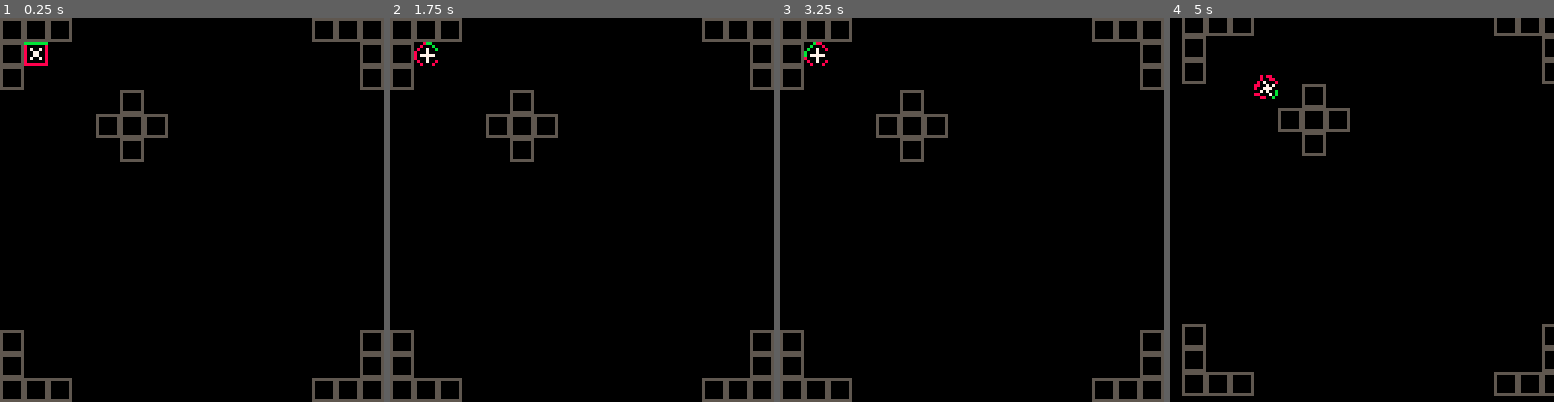
Above: before the commit, frames 1-4 (left to right).
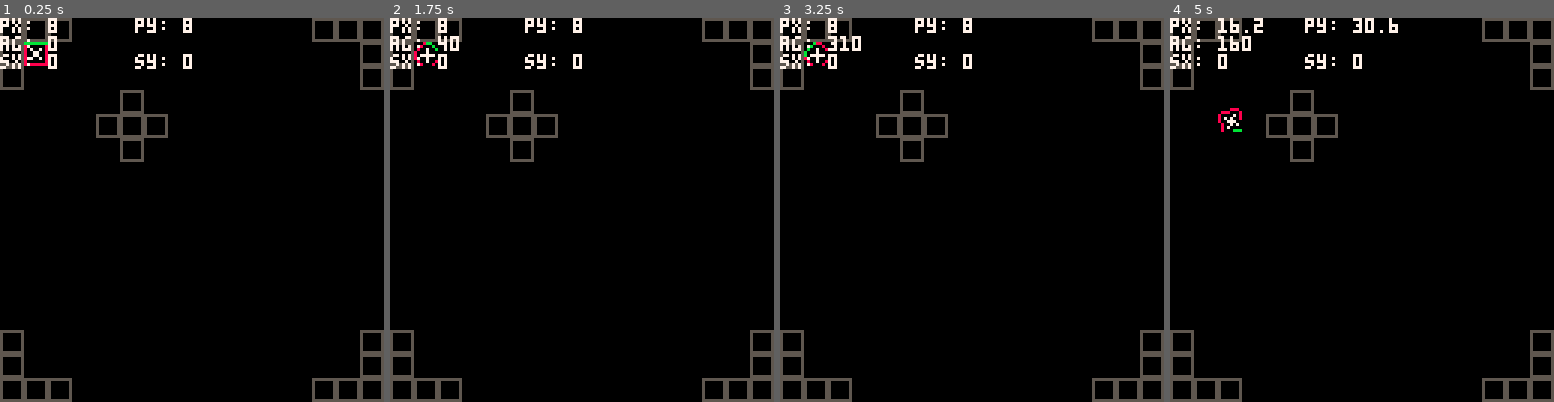
Above: after the commit, the same moments.

Repository: kbrewington/Negation
Game: PICO-8 cartridge negation.p8
Same seed, same stepped clock (60 frames per second), same inputs: the game is played once before the commit and once after it.
Inputs:
- Up to frame 1 (0.25 s): no input
- Up to frame 2 (1.75 s): tap X (X key) at 0.33, 1.07 s; tap O (Z key) at 0.7, 1.7 s; hold Right from 1.6 s (still down)
- Up to frame 3 (3.25 s): tap X (X key) at 1.85, 2.97 s; release Right at 2.1 s; tap O (Z key) at 2.1, 2.5, 2.9 s; hold Up 2.15-2.42 s; hold Right 2.47-3.03 s; hold Left from 3.08 s (still down)
- Up to frame 4 (5 s): tap O (Z key) every 0.4 s from 3.3 to 4.9 s; release Left at 3.58 s; hold Down 3.63-3.97 s; hold Right 4.02-4.68 s; tap X (X key) at 4.08 s; hold Up from 4.73 s (still down)

The runs differ from the first frame. In frame 1, 1.0% of the frame differs, in the area x 0-50%, y 0-14%; in frame 2, 1.1%; in frame 3, 1.2%; in frame 4, 7.9%, in the area x 0-100%, y 0-100%.

Commit message:
Added noclip for testing purposes only Kappa

Diff:
--- a/negation.p8
+++ b/negation.p8
@@ -12,6 +12,10 @@
 player.current_speed = 0
 player.angle = 0
 player.turnspeed = 10
+
+cheats = {}
+cheats.noclip = false
+cheats.god = false
 
 map_ = {}
 map_.border = {}
@@ -28,36 +32,25 @@
 -------------------------------- helper functions ------------------------------
 --------------------------------------------------------------------------------
 function debug()
-  print("px: " .. player.x, 0, 0, 7)
-  print("py: " .. player.y, 30, 0, 7)
-  print("sx: " .. map_.sx, 0, 6, 7)
-  print("sy: " .. map_.sy, 30, 6, 7)
+  print("px: " .. round(player.x, 1), 0, 0, 7)
+  print("py: " .. round(player.y, 1), 45, 0, 7)
+
+  print("ag: " .. player.angle, 0, 6, 7)
+  print("", 45, 6, 7)
+
+  print("sx: " .. round(map_.sx, 1), 0, 12, 7)
+  print("sy: " .. round(map_.sy, 1), 45, 12, 7)
 end
 
 function bump(x, y)
   return fget( mget( flr( (x - map_.sx) / 8 ), flr( (y - map_.sy) / 8 ) ), 0 )
 end
 
--- https://www.lexaloffle.com/bbs/?tid=2592
---[[function spra(angle, n, x, y, w, h, flip_x, flip_y)
-  if w == nil or h == nil then
-    w, h = 1, 1
-  end
-  flip_x = flip_x or false
-  flip_y = flip_y or false
-
-  local nx, ny, cosa, sina, h2, w2 = n % 16 * 8, flr(n / 16) * 8, cos(angle), sin(angle), 8 * h - 1, 8 * w - 1
-  local h3, w3 = h * 4, w * 4
-  for i = 0, w2 do
-    local cx, sx, sprx = cosa * (i - w3), sina * (i - w3), flip_x and nx + w2 - i or nx + i
-    for j = 0, h2 do
-      local col = sget(sprx, flip_y and ny + h2 - j or ny + j)
-      if col != 0 then
-        pset(x + w3 + cx - sina * (j - h3), y + h3 + sx + cosa * (j - h3), col)
-      end
-    end
-  end
-end]]
+-- http://lua-users.org/wiki/SimpleRound
+function round(num, numDecimalPlaces)
+  local mult = 10^(numDecimalPlaces or 0)
+  return flr(num * mult + 0.5) / mult
+end
 
 -- https://www.lexaloffle.com/bbs/?pid=22757
 function spr_r(s,x,y,a,w,h)
@@ -100,32 +93,23 @@
     left arrow
   ]]
   if (btn(0)) then
-    if map_.movemap then
-      map_.sx -= 1
-    else
-
-      player.angle -= player.turnspeed
-    end
+    player.angle -= player.turnspeed
   end --end left button
 
   --[[
     right arrow
   ]]
   if (btn(1)) then
-    if map_.movemap then
-      map_.sx += 1
-
-    else
-      player.angle += player.turnspeed
-    end
+    player.angle += player.turnspeed
   end --end right button
 
   --[[
     up arrow
   ]]
   if (btn(2)) then
-    if map_.movemap then
-      map_.sy -= 1
+    if not cheats.noclip then
+      -- if not collision statement
+      player.current_speed = player.speed
     else
       player.current_speed = player.speed
     end
@@ -135,8 +119,9 @@
     down arrow
   ]]
   if (btn(3)) then
-    if map_.movemap then
-      map_.sy += 1
+    if not cheats.noclip then
+      -- if not collision statement
+      player.current_speed = -player.speed
     else
       player.current_speed = -player.speed
     end
@@ -146,9 +131,7 @@
     z button
   ]]
   if (btn(4)) then
-    map_.movemap = true
-  else
-    map_.movemap = false
+
   end --end z button
 
   --[[
@@ -162,12 +145,18 @@
     player.angle = 0
   end --end x button
 
+  if not cheats.noclip then
+    player.x = player.x - player.current_speed * sin(player.angle/360)
+    player.y = player.y - player.current_speed * cos(player.angle/360)
+  else
+    map_.sx = map_.sx + player.current_speed * sin(player.angle/360)
+    map_.sy = map_.sy + player.current_speed * cos(player.angle/360)
+    player.x = 64
+    player.y = 64
+  end
+
+  player.current_speed = 0
   player.angle = player.angle % 360
-
-  player.x = player.x - player.current_speed * sin(player.angle/360)
-  player.y = player.y - player.current_speed * cos(player.angle/360)
-
-  if not (btn(2)) then player.current_speed = 0 end
 
 end --end _update()
 
@@ -180,10 +169,9 @@
 
   map(0, 0, map_.sx, map_.sy, 128, 128)
 
-  --spra(player.angle, player.sprite, player.x, player.y)
   spr_r(player.sprite, player.x, player.y, player.angle, 1, 1)
 
-  --debug()
+  debug()
 end --end _draw()
 
 
